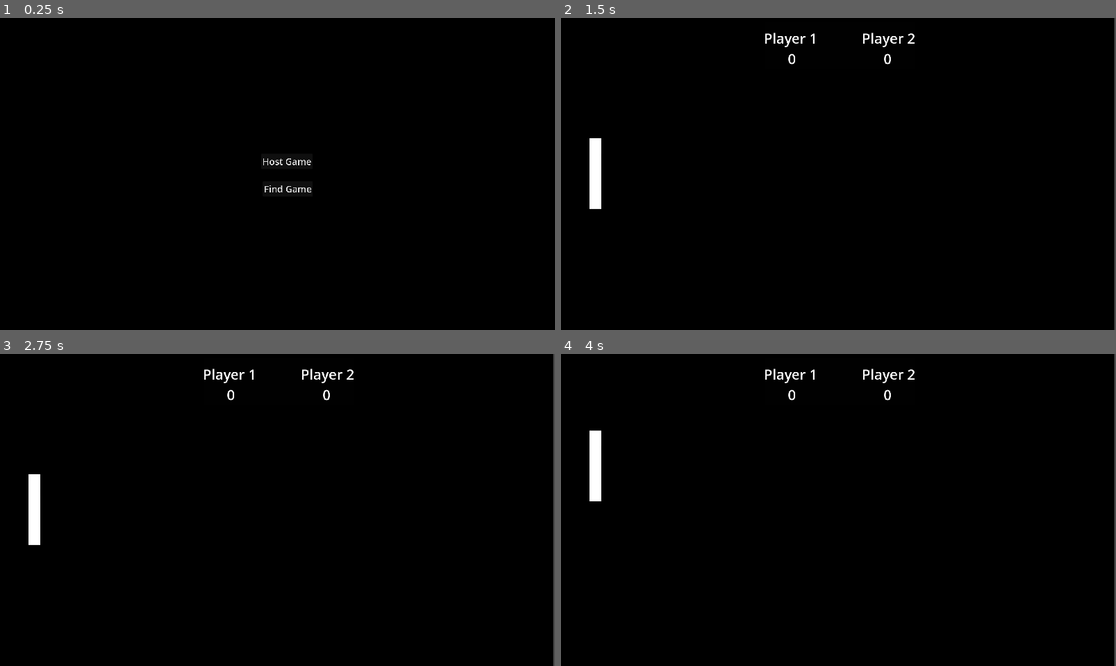
Above: before the commit, frames 1-4 (two rows, left to right).
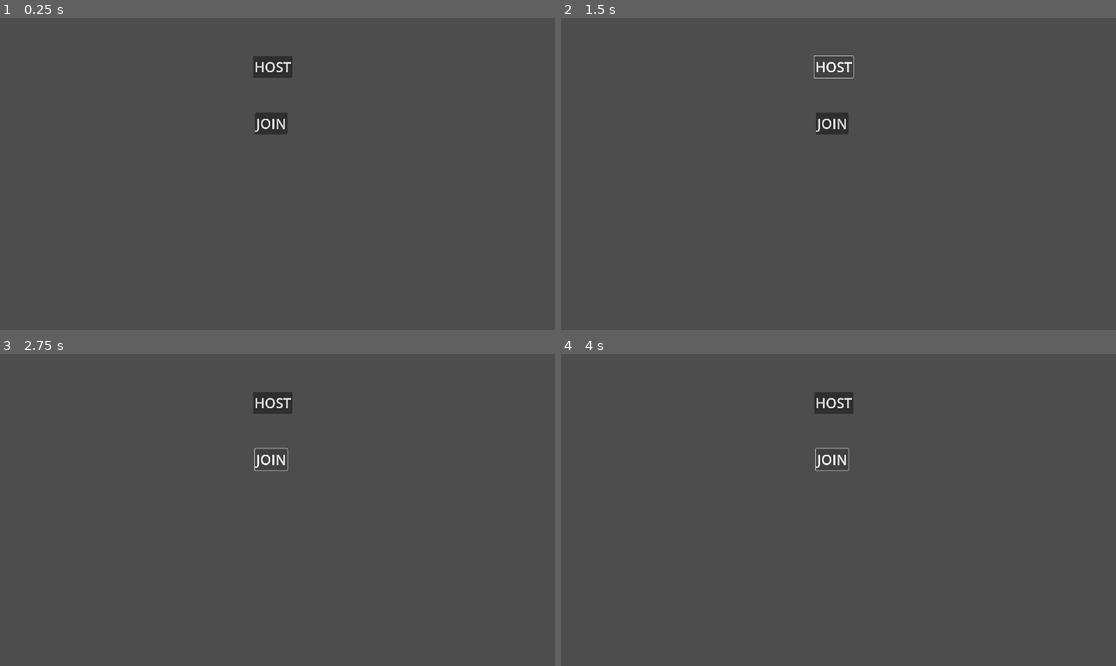
Above: after the commit, the same moments.

Repository: KrukDallan/pong
Game: Godot game, scene res://temp/main.tscn
Same seed, same stepped clock (60 frames per second), same inputs: the game is played once before the commit and once after it. Before the commit the project starts from res://scenes/root/root.tscn.
Inputs (mouse positions are in pixels of both pictures, inside the frame that each line leads up to):
- Up to frame 1 (0.25 s): no input
- Up to frame 2 (1.5 s): click (849, 161) at 0.5 s, where only the run before the commit has a clickable "Host Game"; click (832, 67) at 1.25 s, where only the run after the commit has a clickable "HOST"
- Up to frame 3 (2.75 s): click (271, 460) at 2 s, where only the run after the commit has a clickable "JOIN"
- Up to frame 4 (4 s): hold Up 2.78-3.53 s; hold Down from 3.53 s (still down)

The runs differ from the first frame. In frame 1, 100% of the frame differs, in the area x 0-100%, y 0-100%; in frame 2, 100%; in frame 3, 100%; in frame 4, 100%.
Error after the commit: Cannot call method 'instantiate' on a null value. (res://network.gd:24)

Commit message:
:construction:

Diff:
--- /dev/null
+++ b/network.gd
@@ -0,0 +1,43 @@
+extends Node2D
+
+@export var ball_scene: PackedScene
+
+func _ready():
+	multiplayer.peer_connected.connect(_on_peer_connected)
+	multiplayer.peer_disconnected.connect(_on_peer_disconnected)
+
+func host():
+	var p = ENetMultiplayerPeer.new()
+	p.create_server(12345)
+	multiplayer.multiplayer_peer = p
+	# spawn host player + ball when hosting
+	spawn_ball()
+
+func join(ip):
+	var p = ENetMultiplayerPeer.new()
+	p.create_client(ip, 12345)
+	multiplayer.multiplayer_peer = p
+
+@rpc("authority", "call_remote")
+func spawn_ball():
+	if has_node("Ball"): return
+	var ball = ball_scene.instantiate()
+	ball.name = "Ball"
+	ball.set_multiplayer_authority(1)
+	add_child(ball)
+	if multiplayer.is_server():
+		ball.linear_velocity = Vector2(300, 0)
+
+func _on_peer_connected(id: int) -> void:
+	print("Peer connected: ", id)
+
+func _on_peer_disconnected(id: int) -> void:
+	print("Peer disconnected: ", id)
+
+
+func _on_host_button_pressed() -> void:
+	host()
+
+
+func _on_join_button_pressed() -> void:
+	join("192.168.1.187")
--- a/project.godot
+++ b/project.godot
@@ -11,7 +11,7 @@
 [application]
 
 config/name="Pong"
-run/main_scene="res://scenes/root/root.tscn"
+run/main_scene="res://temp/main.tscn"
 config/features=PackedStringArray("4.3", "Forward Plus")
 config/icon="res://icon.svg"
 
--- a/scenes/root/root.gd
+++ b/scenes/root/root.gd
@@ -41,18 +41,14 @@
 	print("Adding ball")
 
 
-	if multiplayer.get_peers().size() >= 1:
+	if multiplayer.is_server():
 		rpc("add_ball")
-		var ball = get_tree().get_first_node_in_group("ball")
-		ball.set_can_start(true)
 	if manage_player1:
 		position_player1(player)
 		manage_player1 = false
 		$Score.visible = true
 	else:
 		position_player2(player)
-
-
 
 
 func position_player1(player):
--- /dev/null
+++ b/temp/Ball.tscn
@@ -0,0 +1,14 @@
+[gd_scene load_steps=3 format=3 uid="uid://b77avbcho55e8"]
+
+[sub_resource type="SceneReplicationConfig" id="SceneReplicationConfig_1qwao"]
+
+[sub_resource type="CircleShape2D" id="CircleShape2D_qsnjx"]
+radius = 76.0592
+
+[node name="Node2D" type="RigidBody2D"]
+
+[node name="MultiplayerSynchronizer" type="MultiplayerSynchronizer" parent="."]
+replication_config = SubResource("SceneReplicationConfig_1qwao")
+
+[node name="CollisionShape2D" type="CollisionShape2D" parent="."]
+shape = SubResource("CircleShape2D_qsnjx")
--- /dev/null
+++ b/temp/main.tscn
@@ -0,0 +1,28 @@
+[gd_scene load_steps=3 format=3 uid="uid://dvl5q8u16p0cd"]
+
+[ext_resource type="Script" path="res://network.gd" id="1_qq8oa"]
+[ext_resource type="PackedScene" uid="uid://b77avbcho55e8" path="res://temp/Ball.tscn" id="2_pdq5c"]
+
+[node name="Node2D" type="Node2D"]
+script = ExtResource("1_qq8oa")
+
+[node name="Node2D" parent="." instance=ExtResource("2_pdq5c")]
+
+[node name="HostButton" type="Button" parent="."]
+offset_left = 876.0
+offset_top = 132.0
+offset_right = 1011.0
+offset_bottom = 207.0
+theme_override_font_sizes/font_size = 48
+text = "HOST"
+
+[node name="JoinButton" type="Button" parent="."]
+offset_left = 882.0
+offset_top = 328.0
+offset_right = 994.0
+offset_bottom = 403.0
+theme_override_font_sizes/font_size = 48
+text = "JOIN"
+
+[connection signal="pressed" from="HostButton" to="." method="_on_host_button_pressed"]
+[connection signal="pressed" from="JoinButton" to="." method="_on_join_button_pressed"]
